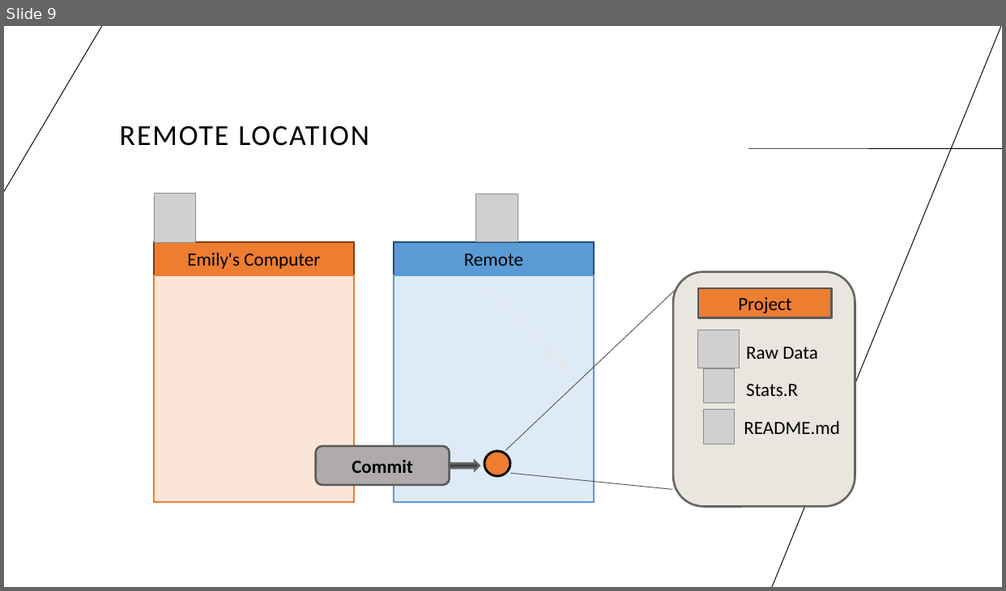
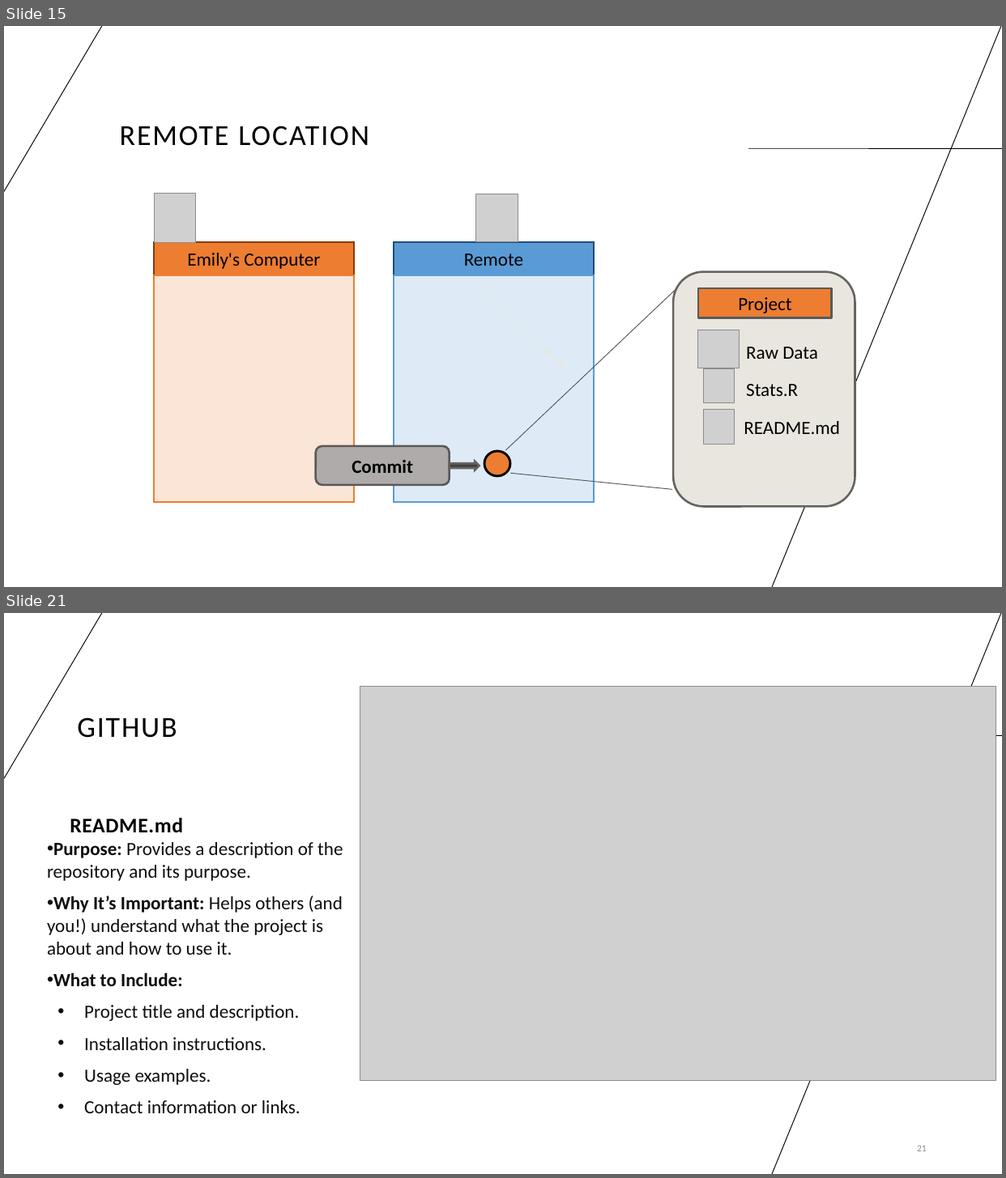
Before and after one commit to cassandra-hui/GitHub-Workshop, a slide deck: Day_1.pptx. Shown one above the other, each under a label of ours: slide 9 before the commit, slides 15 and 21 after it; the slides between them are not shown. The pictures are 1006x591 and 1006x1178 pixels, drawn with LibreOffice and Linux fonts; fonts in the diff are those of the drawing; grey boxes stand for pictures. Boxes give left, top, right and bottom in pixels: in the first picture for what was removed or moved away, otherwise in the second. Text is boxed around its words. In the diff, an @@ line names an element or a change of style, - is before the commit and + after.

```diff
--- a/Day_1.pptx
+++ b/Day_1.pptx
@@ slide 21 added at (x1=4, y1=613, x2=1002, y2=1174), background #FFFFFF; not listed: 3 template elements that a slide beside it also shows @@
@@ picture added at (x1=360, y1=687, x2=997, y2=1081) @@
@@ title added at (x1=77, y1=717, x2=177, y2=738), 28 pt, text #000000 @@
+GITHUB
@@ text added at (x1=47, y1=818, x2=343, y2=1114), 18 pt, text #0E0E0E @@
+    README.md
+• Purpose: Provides a description of the repository and its purpose.
+• Why It’s Important: Helps others (and you!) understand what the project is about and how to use it.
+• What to Include:
+  • Project title and description.
+  • Installation instructions.
+  • Usage examples.
+  • Contact information or links.
@@ page number added at (x1=917, y1=1145, x2=927, y2=1152), 9 pt, text #8B8B8B @@
+21
@@ what was slide 9 is now slide 15 @@
```
Also in this commit, not shown: 15 slides changed, 9 other slides added, 2 slides removed, 5 other files.
